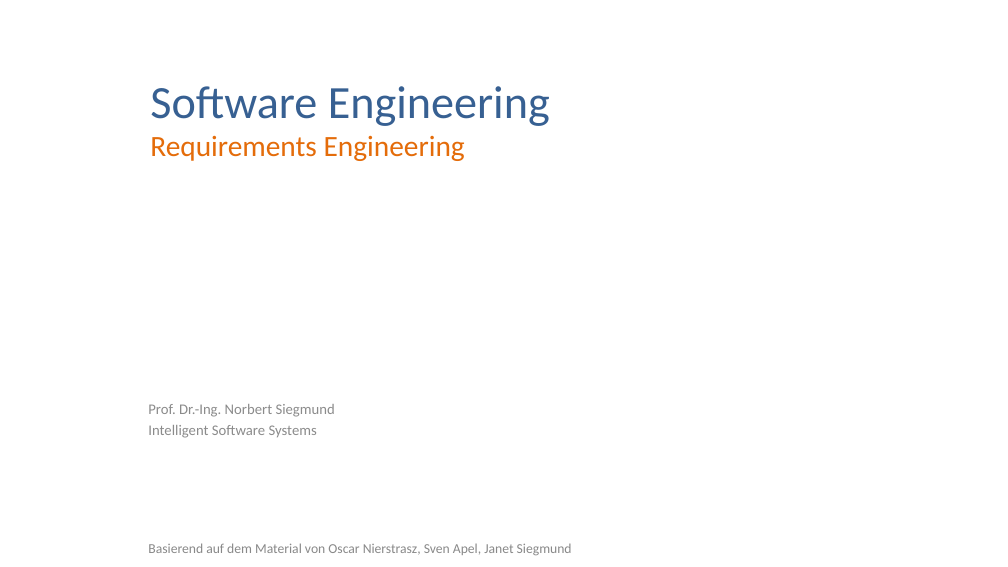
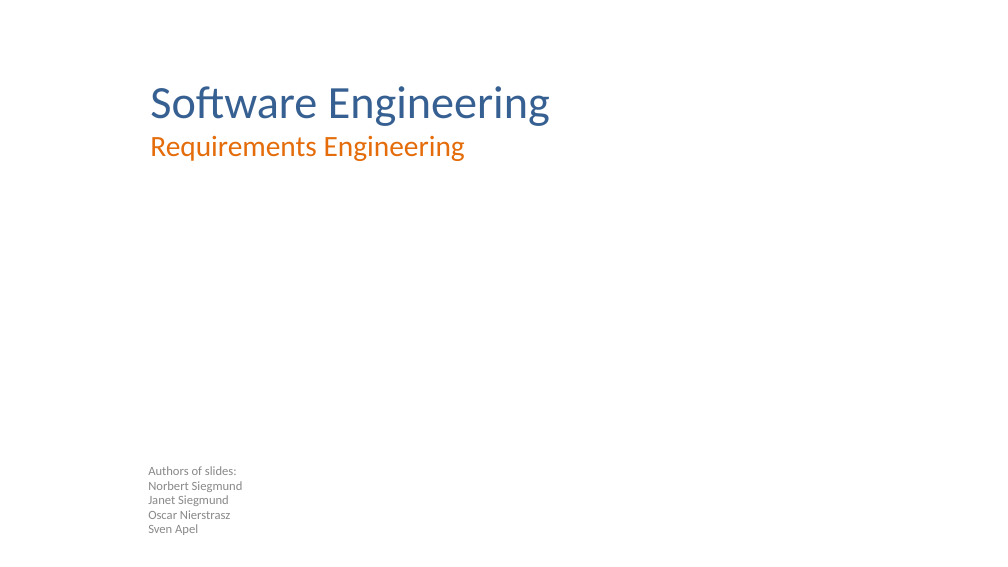
Before and after one commit to feigensp/lehre, a slide deck: slide 1 of se/slides/02_RequirementsEngineering.pptx. Drawn at 1008x567 pixels with LibreOffice and Linux fonts; fonts in the diff are those of the drawing. Boxes give left, top, right and bottom in pixels: in the first picture for what was removed or moved away, otherwise in the second. Text is boxed around its words. In the diff, an @@ line names an element or a change of style, - is before the commit and + after.

Commit message:
Finished lecture 2

```diff
--- a/se/slides/02_RequirementsEngineering.pptx
+++ b/se/slides/02_RequirementsEngineering.pptx
@@ text removed at box(148, 404, 335, 438) @@
-Prof. Dr.-Ing. Norbert Siegmund
-Intelligent Software Systems
@@ text at box(148, 466, 243, 535): text changed; size 13 to 12 pt @@
-Basierend auf dem Material von Oscar Nierstrasz, Sven Apel, Janet Siegmund
+Authors of slides:
+Norbert Siegmund
+Janet Siegmund
+Oscar Nierstrasz
+Sven Apel
```
Also in this commit, not shown: 3 other slides changed, 6 slides added, 5 other files.
